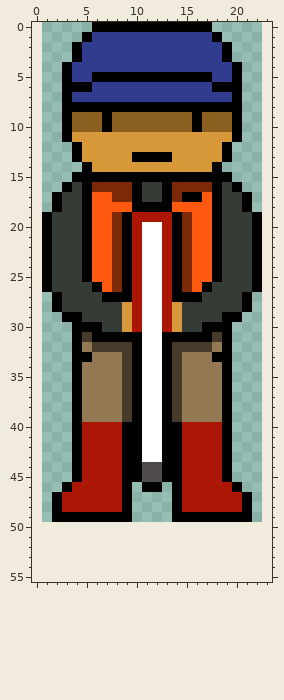
Pixel-art sprite -- Assets/ogino/Sprite/fisher.png. Above: the version before the commit.
The file is 352x800 pixels, drawn in blocks of 16x16; one block is one cell here. The old version is drawn lined up with the new one, on the new canvas.
Once edited:
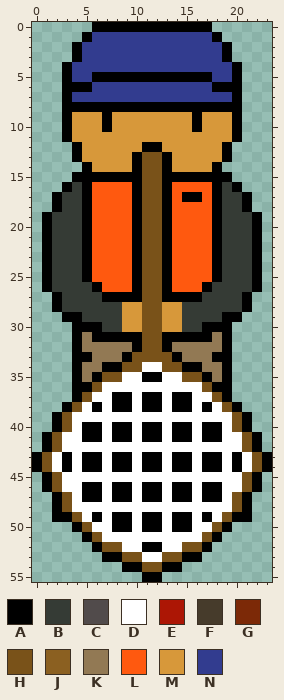
Palette (. is transparent): A #000000  B #353b35  C #514b4b  D #ffffff  E #ac1605  F #463b2b  G #7c2907  H #795219  J #8b6021  K #927954  L #ff590f  M #d7983a  N #323c8f
Log entry: 釣り人の釣り竿を網に変更
Change:
canvas 22x50 -> 24x56, the old top-left corner now at 1,0
y 9..10: x 4..6 JJJ -> MMM; x 8..15 JJJJJJJJ -> MMMMMMMM; x 17..19 JJJ -> MMM
y 12: x 11..12 MM -> AA
y 13: x 11..12 AA -> HH
y 14: x 10..13 MMMM -> AHHA
y 15: x 11..12 AA -> HH
y 16: x 6..9 GGGG -> LLLL; x 11..12 BB -> HH; x 14..17 GGGG -> LLLL
y 17: x 8..9 GG -> LL; x 11..12 BB -> HH; x 14 G -> L
y 18: x 11..12 AA -> HH
y 19: x 8..15 GAEEEEAG -> LLAHHALL
y 20..26: x 8..15 GAEDDEAG -> LLAHHALL
y 27: x 10..13 EDDE -> AHHA
y 28..30: x 10..13 EDDE -> MHHM
y 31: x 5 F -> K; x 11..12 DD -> HH; x 18 F -> K
y 32: x 6..9 FFFF -> KKKK; x 11..12 DD -> HH; x 14..17 FFFF -> KKKK
y 33: x 9..14 FADDAF -> AHHHHA
y 34: x 7..10 KKFA -> AAHH; x 13..16 AFKK -> HHAA
y 35: x 6..17 KKKFADDAFKKK -> AHHDDAADDHHA
y 36: x 5..10 KKKKFA -> AHDDDD; x 13..18 AFKKKK -> DDDDHA
y 37: x 5..18 KKKKFADDAFKKKK -> HDDAADAADAADDH
y 38: x 3..20 .AKKKKFADDAFKKKKA. -> AHDADAADAADAADADHA
y 39: x 2..10 ..AKKKKFA -> AHDDDDDDD; x 13..21 AFKKKKA.. -> DDDDDDDHA
y 40: x 2..8 ..AEEEE -> AHDAADA; x 10..13 ADDA -> DAAD; x 15..21 EEEEA.. -> ADAADHA
y 41: x 1..8 ...AEEEE -> AHDDAADA; x 10..13 ADDA -> DAAD; x 15..22 EEEEA... -> ADAADDHA
y 42: x 1..10 ...AEEEEAA -> AHDDDDDDDD; x 13..22 AAEEEEA... -> DDDDDDDDHA
y 43: x 0..8 ....AEEEE -> AHDADAADA; x 10..13 ADDA -> DAAD; x 15..23 EEEEA.... -> ADAADADHA
y 44: x 0..8 ....AEEEE -> AHDADAADA; x 10..13 ACCA -> DAAD; x 15..23 EEEEA.... -> ADAADADHA
y 45: x 1..22 ...AEEEEAACCAAEEEEA... -> AHDDDDDDDDDDDDDDDDDDHA
y 46: x 1..8 ..AEEEEE -> AHDDAADA; x 10 . -> D; x 13 . -> D; x 15..22 EEEEEA.. -> ADAADDHA
y 47: x 3..8 EEEEEE -> HDAADA; x 10..13 .... -> DAAD; x 15..20 EEEEEE -> ADAADH
y 48: x 3..20 EEEEEEA....AEEEEEE -> HDDDDDDDDDDDDDDDDH
y 49: x 4..5 AA -> HD; x 7 A -> D; x 10..13 .... -> DAAD; x 16 A -> D; x 18..19 AA -> DH
y 50: x 4..19 ................ -> AHDDAADAADAADDHA
y 51: x 5..18 .............. -> AHDDDDDDDDDDHA
y 52: x 6..17 ............ -> AHHDDAADDHHA
y 53: x 7..16 .......... -> AAHHDDHHAA
y 54: x 9..14 ...... -> AAHHAA
y 55: x 11..12 .. -> AA
Pixel boxes of the changes (left, top, right, bottom) in both pictures:
changed: (32, 112, 272, 582)
